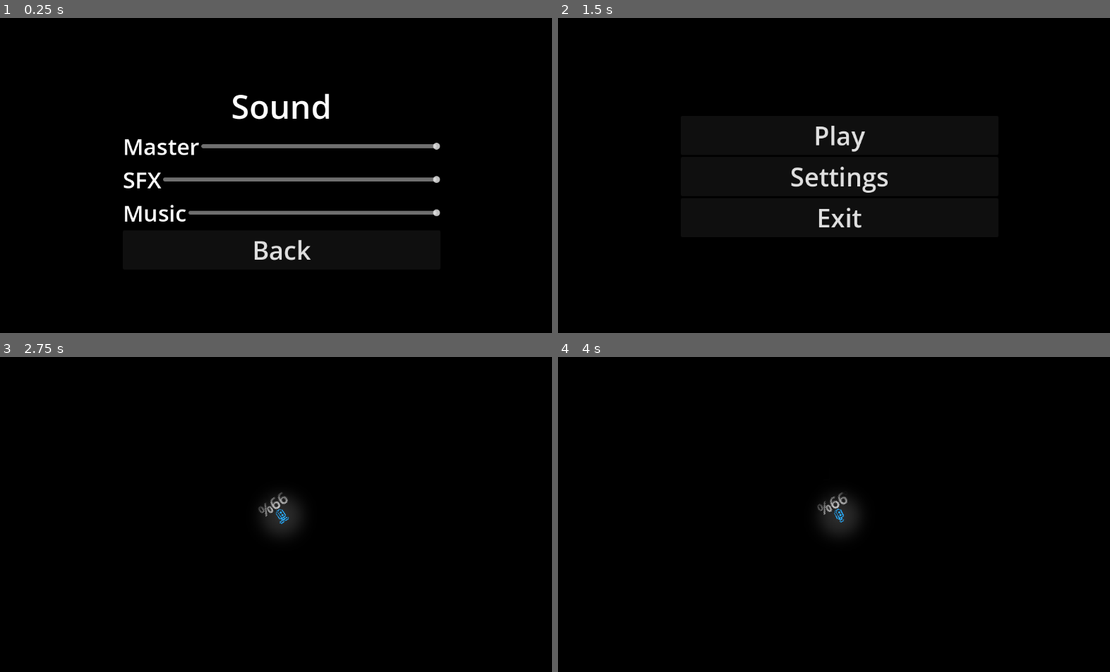
Above: before the commit, frames 1-4 (two rows, left to right).
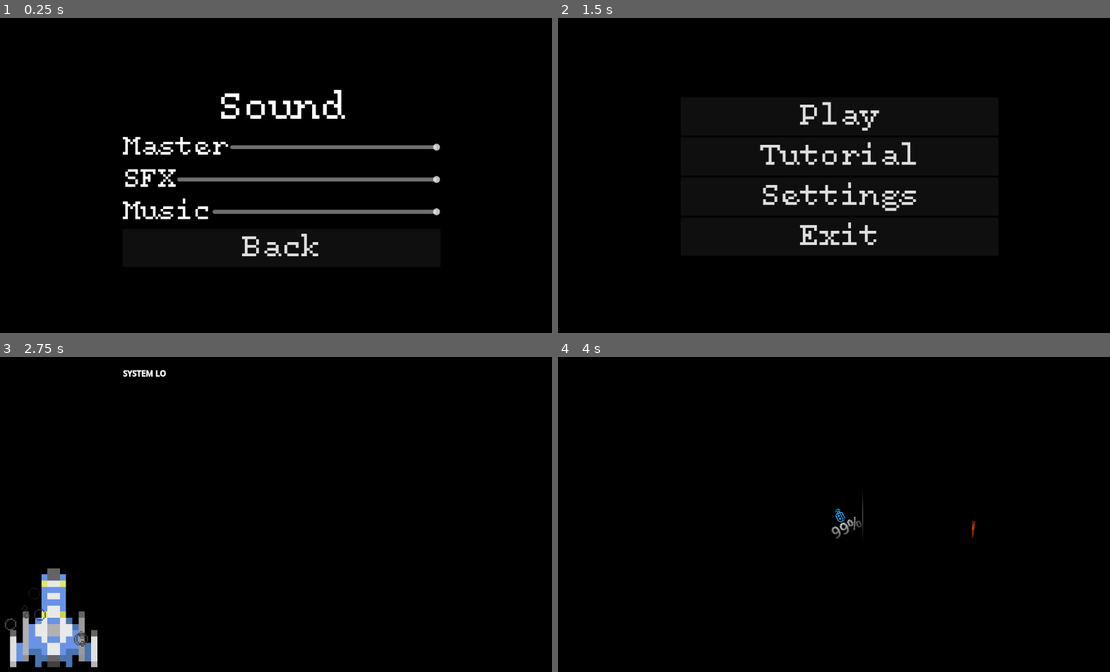
Above: after the commit, the same moments.

Repository: Ahumayed/wild-jam-81
Game: Godot game, scene res://scenes/settings_menu.tscn
Same seed, same stepped clock (60 frames per second), same inputs: the game is played once before the commit and once after it. This scene is started directly instead of the project's main scene. The engine's default icon, where the game draws it, is replaced by a stand-in: a white triangle on a blue panel in a dark square.
Inputs (mouse positions are in pixels of both pictures, inside the frame that each line leads up to):
- Up to frame 1 (0.25 s): no input
- Up to frame 2 (1.5 s): tap Enter at 0.5 s; move the mouse to (811, 238) at 0.52 s; hold Space (fly_up) 0.53-1.25 s; hold Keypad Enter (confirm, bound only after the commit) 0.53-1.25 s; click "Back" at 1.25 s
- Up to frame 3 (2.75 s): click "Play" at 2 s
- Up to frame 4 (4 s): move the mouse to (1010, 561) at 2.77 s; hold Space (fly_up) 2.78-3.53 s; tap G (discharge) at 2.85 s; tap Keypad Enter (confirm, bound only after the commit) at 3.05 s; move the mouse to (668, 467) at 3.52 s; hold A (left) from 3.53 s (still down); hold Keypad Enter (confirm, bound only after the commit) from 3.53 s (still down); tap F (grab) at 3.6 s

The runs differ from the first frame. In frame 1, 3.5% of the frame differs, in the area x 22-80%, y 22-77%; in frame 2, 3.0%; in frame 3, 3.5%, in the area x 0-55%, y 4-99%; in frame 4, 0.7%.

Commit message:
updated controls + added intro scene

Diff:
--- a/project.godot
+++ b/project.godot
@@ -13,6 +13,7 @@
 config/name="wild-jam-81"
 run/main_scene="uid://dycp0i8slrvrx"
 config/features=PackedStringArray("4.4", "GL Compatibility")
+boot_splash/image="uid://n7spo3jqeci4"
 config/icon="res://icon.svg"
 
 [audio]
@@ -44,11 +45,13 @@
 fly_up={
 "deadzone": 0.2,
 "events": [Object(InputEventKey,"resource_local_to_scene":false,"resource_name":"","device":-1,"window_id":0,"alt_press …(191 unchanged characters)…
+, Object(InputEventKey,"resource_local_to_scene":false,"resource_name":"","device":-1,"window_id":0,"alt_pressed":false,"shift_pressed":false,"ctrl_pressed":false,"meta_pressed":false,"pressed":false,"keycode":0,"physical_keycode":87,"key_label":0,"unicode":119,"location":0,"echo":false,"script":null)
 ]
 }
 fly_down={
 "deadzone": 0.2,
 "events": [Object(InputEventKey,"resource_local_to_scene":false,"resource_name":"","device":-1,"window_id":0,"alt_press …(195 unchanged characters)…
+, Object(InputEventKey,"resource_local_to_scene":false,"resource_name":"","device":-1,"window_id":0,"alt_pressed":false,"shift_pressed":false,"ctrl_pressed":false,"meta_pressed":false,"pressed":false,"keycode":0,"physical_keycode":83,"key_label":0,"unicode":115,"location":0,"echo":false,"script":null)
 ]
 }
 left={
@@ -59,18 +62,6 @@
 right={
 "deadzone": 0.2,
 "events": [Object(InputEventKey,"resource_local_to_scene":false,"resource_name":"","device":-1,"window_id":0,"alt_press …(192 unchanged characters)…
-]
-}
-enlarge_circle={
-"deadzone": 0.2,
-"events": [Object(InputEventMouseButton,"resource_local_to_scene":false,"resource_name":"","device":-1,"window_id":0,"alt_pressed":false,"shift_pressed":false,"ctrl_pressed":false,"meta_pressed":false,"button_mask":0,"position":Vector2(0, 0),"global_position":Vector2(0, 0),"factor":1.0,"button_index":4,"canceled":false,"pressed":false,"double_click":false,"script":null)
-, Object(InputEventKey,"resource_local_to_scene":false,"resource_name":"","device":0,"window_id":0,"alt_pressed":false,"shift_pressed":false,"ctrl_pressed":false,"meta_pressed":false,"pressed":false,"keycode":0,"physical_keycode":4194320,"key_label":0,"unicode":0,"location":0,"echo":false,"script":null)
-]
-}
-shrink_circle={
-"deadzone": 0.2,
-"events": [Object(InputEventMouseButton,"resource_local_to_scene":false,"resource_name":"","device":-1,"window_id":0,"alt_pressed":false,"shift_pressed":false,"ctrl_pressed":false,"meta_pressed":false,"button_mask":0,"position":Vector2(0, 0),"global_position":Vector2(0, 0),"factor":1.0,"button_index":5,"canceled":false,"pressed":false,"double_click":false,"script":null)
-, Object(InputEventKey,"resource_local_to_scene":false,"resource_name":"","device":0,"window_id":0,"alt_pressed":false,"shift_pressed":false,"ctrl_pressed":false,"meta_pressed":false,"pressed":false,"keycode":0,"physical_keycode":4194322,"key_label":0,"unicode":0,"location":0,"echo":false,"script":null)
 ]
 }
 collect={
@@ -109,6 +100,14 @@
 "events": [Object(InputEventKey,"resource_local_to_scene":false,"resource_name":"","device":-1,"window_id":0,"alt_press …(192 unchanged characters)…
 ]
 }
+confirm={
+"deadzone": 0.2,
+"events": [Object(InputEventKey,"resource_local_to_scene":false,"resource_name":"","device":-1,"window_id":0,"alt_pressed":false,"shift_pressed":false,"ctrl_pressed":false,"meta_pressed":false,"pressed":false,"keycode":0,"physical_keycode":4194310,"key_label":0,"unicode":0,"location":0,"echo":false,"script":null)
+, Object(InputEventKey,"resource_local_to_scene":false,"resource_name":"","device":-1,"window_id":0,"alt_pressed":false,"shift_pressed":false,"ctrl_pressed":false,"meta_pressed":false,"pressed":false,"keycode":0,"physical_keycode":4194309,"key_label":0,"unicode":0,"location":0,"echo":false,"script":null)
+, Object(InputEventKey,"resource_local_to_scene":false,"resource_name":"","device":-1,"window_id":0,"alt_pressed":false,"shift_pressed":false,"ctrl_pressed":false,"meta_pressed":false,"pressed":false,"keycode":0,"physical_keycode":32,"key_label":0,"unicode":32,"location":0,"echo":false,"script":null)
+, Object(InputEventMouseButton,"resource_local_to_scene":false,"resource_name":"","device":-1,"window_id":0,"alt_pressed":false,"shift_pressed":false,"ctrl_pressed":false,"meta_pressed":false,"button_mask":0,"position":Vector2(0, 0),"global_position":Vector2(0, 0),"factor":1.0,"button_index":1,"canceled":false,"pressed":false,"double_click":false,"script":null)
+]
+}
 
 [rendering]
 
--- a/scenes/drone/drone.tscn
+++ b/scenes/drone/drone.tscn
@@ -1,28 +1,19 @@
-[gd_scene load_steps=25 format=3 uid="uid://camqqqwadhrk"]
+[gd_scene load_steps=23 format=3 uid="uid://camqqqwadhrk"]
 
-[ext_resource type="Texture2D" uid="uid://bsl48uec63af7" path="res://assets/textures/particles/circles.png" id="1_pae44"]
 [ext_resource type="Script" uid="uid://bg84rxaiikf2w" path="res://scripts/drone/drone.gd" id="1_xanut"]
+[ext_resource type="PackedScene" uid="uid://cko71ueel3o3x" path="res://scenes/drone/smoke_particles.tscn" id="2_q43q2"]
 [ext_resource type="PackedScene" uid="uid://c44qbyfhbgp7k" path="res://scenes/drone/spark_particles.tscn" id="2_ws74u"]
 [ext_resource type="Texture2D" uid="uid://cejco36cbu4qe" path="res://assets/textures/drone.png" id="3_361hk"]
 [ext_resource type="Script" uid="uid://q4q3rd6nnv1k" path="res://scripts/item/item_manager.gd" id="5_315ty"]
 [ext_resource type="Script" uid="uid://cgdrkinve8cx0" path="res://scripts/util/health_component.gd" id="6_5e86u"]
 [ext_resource type="Script" uid="uid://dm6vu7y5y02l2" path="res://scripts/drone/progress_bar.gd" id="7_nfagk"]
 [ext_resource type="Texture2D" uid="uid://b33vxll0ng1cb" path="res://assets/textures/light.png" id="8_uli58"]
-[ext_resource type="Script" uid="uid://doxkcmea2vy8m" path="res://scripts/util/hitbox_component.gd" id="9_q43q2"]
+[ext_resource type="Script" path="res://scripts/util/hitbox_component.gd" id="9_q43q2"]
 [ext_resource type="Texture2D" uid="uid://d3tk2mt0x05tx" path="res://assets/textures/spark_particles.png" id="9_qtwm1"]
 
 [sub_resource type="PhysicsMaterial" id="PhysicsMaterial_s8ffj"]
 friction = 0.4
 bounce = 0.3
-
-[sub_resource type="CanvasItemMaterial" id="CanvasItemMaterial_aqo7c"]
-particles_animation = true
-particles_anim_h_frames = 3
-particles_anim_v_frames = 2
-particles_anim_loop = false
-
-[sub_resource type="Gradient" id="Gradient_j1ma2"]
-colors = PackedColorArray(0.313726, 0.313726, 0.313726, 1, 0, 0, 0, 0)
 
 [sub_resource type="Curve" id="Curve_nfagk"]
 _data = [Vector2(0, 0), 0.0, 0.0, 0, 0, Vector2(0.585573, 0.911063), 1.42809, 1.42809, 0, 0, Vector2(1, 0), 0.0, 0.0, 0, 0]
@@ -111,20 +102,7 @@
 disable_velocity_threshold = 100.0
 sparks_velocity_threshold = 20.0
 
-[node name="SmokeParticles" type="CPUParticles2D" parent="."]
-material = SubResource("CanvasItemMaterial_aqo7c")
-emitting = false
-texture = ExtResource("1_pae44")
-lifetime = 1.2
-emission_shape = 1
-emission_sphere_radius = 3.0
-spread = 180.0
-gravity = Vector2(0, -91)
-angular_velocity_min = -20.0
-angular_velocity_max = 20.0
-color_ramp = SubResource("Gradient_j1ma2")
-anim_offset_min = 0.5
-anim_offset_max = 0.75
+[node name="SmokeParticles" parent="." instance=ExtResource("2_q43q2")]
 
 [node name="SparkParticles" parent="." instance=ExtResource("2_ws74u")]
 amount = 20
--- /dev/null
+++ b/scenes/drone/smoke_particles.tscn
@@ -0,0 +1,27 @@
+[gd_scene load_steps=4 format=3 uid="uid://cko71ueel3o3x"]
+
+[ext_resource type="Texture2D" uid="uid://bsl48uec63af7" path="res://assets/textures/particles/circles.png" id="1_vs4m0"]
+
+[sub_resource type="CanvasItemMaterial" id="CanvasItemMaterial_aqo7c"]
+particles_animation = true
+particles_anim_h_frames = 3
+particles_anim_v_frames = 2
+particles_anim_loop = false
+
+[sub_resource type="Gradient" id="Gradient_j1ma2"]
+colors = PackedColorArray(0.313726, 0.313726, 0.313726, 1, 0, 0, 0, 0)
+
+[node name="SmokeParticles" type="CPUParticles2D"]
+material = SubResource("CanvasItemMaterial_aqo7c")
+emitting = false
+texture = ExtResource("1_vs4m0")
+lifetime = 1.2
+emission_shape = 1
+emission_sphere_radius = 3.0
+spread = 180.0
+gravity = Vector2(0, -91)
+angular_velocity_min = -20.0
+angular_velocity_max = 20.0
+color_ramp = SubResource("Gradient_j1ma2")
+anim_offset_min = 0.5
+anim_offset_max = 0.75
--- /dev/null
+++ b/scenes/intro.tscn
@@ -0,0 +1,52 @@
+[gd_scene load_steps=6 format=3 uid="uid://bpgk7i84cgnk5"]
+
+[ext_resource type="Texture2D" uid="uid://c5mjxn6hy24fk" path="res://assets/textures/space_ship.png" id="1_yjqpq"]
+[ext_resource type="PackedScene" uid="uid://cko71ueel3o3x" path="res://scenes/drone/smoke_particles.tscn" id="2_4bx60"]
+[ext_resource type="Script" uid="uid://lpyd32klaiwp" path="res://scripts/dialogue.gd" id="3_4bx60"]
+[ext_resource type="FontFile" uid="uid://c3upl2wvde5o1" path="res://assets/font/Salmon Typewriter 9 Regular.ttf" id="4_i2l1n"]
+
+[sub_resource type="StyleBoxEmpty" id="StyleBoxEmpty_4bx60"]
+
+[node name="Intro" type="AspectRatioContainer"]
+anchors_preset = 15
+anchor_right = 1.0
+anchor_bottom = 1.0
+grow_horizontal = 2
+grow_vertical = 2
+
+[node name="SpaceShip" type="Sprite2D" parent="."]
+position = Vector2(111, 533)
+scale = Vector2(12.6724, 12.6724)
+texture = ExtResource("1_yjqpq")
+
+[node name="SmokeParticles" parent="SpaceShip" instance=ExtResource("2_4bx60")]
+position = Vector2(4.49796, 3.94558)
+emitting = true
+scale_amount_min = 3.0
+scale_amount_max = 3.0
+
+[node name="SmokeParticles2" parent="SpaceShip" instance=ExtResource("2_4bx60")]
+position = Vector2(-4.34014, -0.157825)
+emitting = true
+scale_amount_min = 3.0
+scale_amount_max = 3.0
+
+[node name="Panel" type="Panel" parent="."]
+layout_mode = 2
+theme_override_styles/panel = SubResource("StyleBoxEmpty_4bx60")
+script = ExtResource("3_4bx60")
+
+[node name="Label" type="RichTextLabel" parent="Panel"]
+layout_mode = 1
+anchors_preset = 15
+anchor_right = 1.0
+anchor_bottom = 1.0
+grow_horizontal = 2
+grow_vertical = 2
+theme_override_fonts/normal_font = ExtResource("4_i2l1n")
+bbcode_enabled = true
+
+[node name="Timer" type="Timer" parent="Panel"]
+wait_time = 0.05
+
+[connection signal="timeout" from="Panel/Timer" to="Panel" method="_on_timer_timeout"]
--- a/scenes/main_menu.tscn
+++ b/scenes/main_menu.tscn
@@ -1,6 +1,7 @@
-[gd_scene load_steps=2 format=3 uid="uid://dycp0i8slrvrx"]
+[gd_scene load_steps=3 format=3 uid="uid://dycp0i8slrvrx"]
 
 [ext_resource type="Script" uid="uid://cqjwji3xljlx" path="res://scripts/main_menu.gd" id="1_7vrkn"]
+[ext_resource type="FontFile" uid="uid://c3upl2wvde5o1" path="res://assets/font/Salmon Typewriter 9 Regular.ttf" id="2_ekxnf"]
 
 [node name="Control" type="AspectRatioContainer"]
 anchors_preset = 15
@@ -16,19 +17,30 @@
 
 [node name="PlayButton" type="Button" parent="VBoxContainer"]
 layout_mode = 2
+theme_override_fonts/font = ExtResource("2_ekxnf")
 theme_override_font_sizes/font_size = 52
 text = "Play"
 
+[node name="TutorialButton" type="Button" parent="VBoxContainer"]
+layout_mode = 2
+theme_override_fonts/font = ExtResource("2_ekxnf")
+theme_override_font_sizes/font_size = 52
+text = "Tutorial
+"
+
 [node name="SettingsButton" type="Button" parent="VBoxContainer"]
 layout_mode = 2
+theme_override_fonts/font = ExtResource("2_ekxnf")
 theme_override_font_sizes/font_size = 52
 text = "Settings"
 
 [node name="ExitButton" type="Button" parent="VBoxContainer"]
 layout_mode = 2
+theme_override_fonts/font = ExtResource("2_ekxnf")
 theme_override_font_sizes/font_size = 52
 text = "Exit"
 
 [connection signal="pressed" from="VBoxContainer/PlayButton" to="." method="_on_play_button_pressed"]
+[connection signal="pressed" from="VBoxContainer/TutorialButton" to="." method="_on_tutorial_button_pressed"]
 [connection signal="pressed" from="VBoxContainer/SettingsButton" to="." method="_on_settings_button_pressed"]
 [connection signal="pressed" from="VBoxContainer/ExitButton" to="." method="_on_exit_button_pressed"]
--- a/scenes/settings_menu.tscn
+++ b/scenes/settings_menu.tscn
@@ -1,11 +1,14 @@
-[gd_scene load_steps=4 format=3 uid="uid://tps1dh0ud645"]
+[gd_scene load_steps=5 format=3 uid="uid://tps1dh0ud645"]
 
 [ext_resource type="Script" uid="uid://tjdg3bxa33qf" path="res://scripts/settings_menu.gd" id="1_cr101"]
+[ext_resource type="FontFile" uid="uid://c3upl2wvde5o1" path="res://assets/font/Salmon Typewriter 9 Regular.ttf" id="2_cr101"]
 
 [sub_resource type="LabelSettings" id="LabelSettings_05p07"]
+font = ExtResource("2_cr101")
 font_size = 67
 
 [sub_resource type="LabelSettings" id="LabelSettings_cr101"]
+font = ExtResource("2_cr101")
 font_size = 46
 
 [node name="Control" type="AspectRatioContainer"]
@@ -79,6 +82,7 @@
 
 [node name="ExitButton" type="Button" parent="VBoxContainer"]
 layout_mode = 2
+theme_override_fonts/font = ExtResource("2_cr101")
 theme_override_font_sizes/font_size = 52
 text = "Back
 "
--- /dev/null
+++ b/scenes/tutorial.tscn
@@ -0,0 +1,3 @@
+[gd_scene format=3 uid="uid://x23jm72oxruj"]
+
+[node name="Tutorial" type="Node2D"]
--- /dev/null
+++ b/scripts/dialogue.gd
@@ -0,0 +1,42 @@
+extends Panel
+
+@export var game_scene = "res://scenes/test.tscn"
+@export var dialogue := """
+[b]SYSTEM LOG – ENTRY #001[/b]
+
+Impact detected. Hull integrity compromised.
+
+You’ve crash-landed on an uncharted planet. The ship's main thruster array is destroyed.
+
+Surface scans show minimal resources, but an underground cave system nearby may contain salvageable materials.
+
+Launching exploration drone...
+
+Press Enter to continue...
+"""
+
+@onready var timer: Timer = $Timer
+@onready var rich_text_label: RichTextLabel = $Label
+
+var current_text = ""
+var text_length
+var text_progress: int = 0
+
+func _ready() -> void:
+	rich_text_label.text = ""
+	text_length = len(dialogue)
+	timer.start()
+
+func _on_timer_timeout() -> void:
+	if text_progress < text_length:
+		text_progress += 1
+		_update_text()
+	else:
+		timer.stop()
+
+func _update_text():
+	rich_text_label.text = dialogue.substr(0, text_progress)
+
+func _input(event: InputEvent) -> void:
+	if event.is_action_pressed("confirm"):
+		Global.change_scene(game_scene)
--- a/scripts/main_menu.gd
+++ b/scripts/main_menu.gd
@@ -1,6 +1,7 @@
 extends AspectRatioContainer
 
-@export var main_scene: String = "res://scenes/test.tscn"
+@export var main_scene: String = "res://scenes/intro.tscn"
+@export var tutorial_scene: String = "res://scenes/tutorial.tscn"
 @export var settings_menu_scene: String = "res://scenes/settings_menu.tscn"
 
 func _ready() -> void:
@@ -16,3 +17,7 @@
 
 func _on_settings_button_pressed() -> void:
 	Global.change_scene(settings_menu_scene)
+
+
+func _on_tutorial_button_pressed() -> void:
+	Global.change_scene(tutorial_scene)
Binary file added: assets/font/Salmon Typewriter 9 Regular.ttf
Not shown, added: assets/font/Salmon Typewriter 9 Regular.ttf.import
Binary file added: assets/textures/gwj-logo.png
Not shown, added: assets/textures/gwj-logo.png.import
Binary file added: assets/textures/space_ship.png
Not shown, added: assets/textures/space_ship.png.import
Not shown, added: scripts/dialogue.gd.uid
Not shown, changed: assets/.DS_Store
